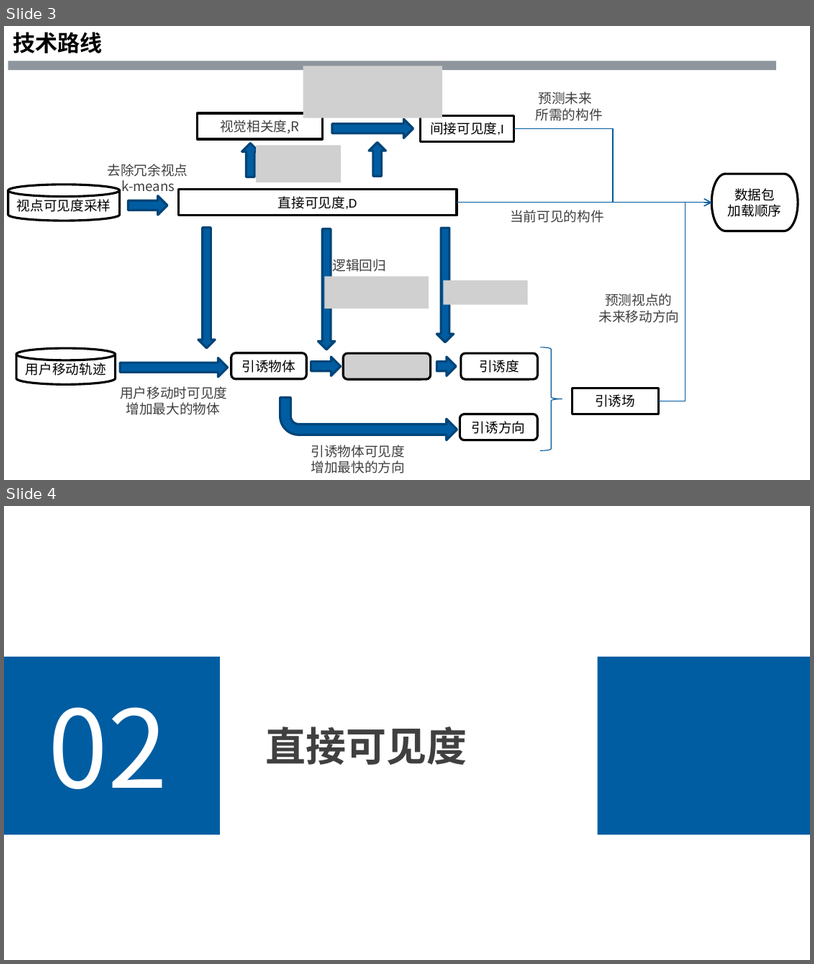
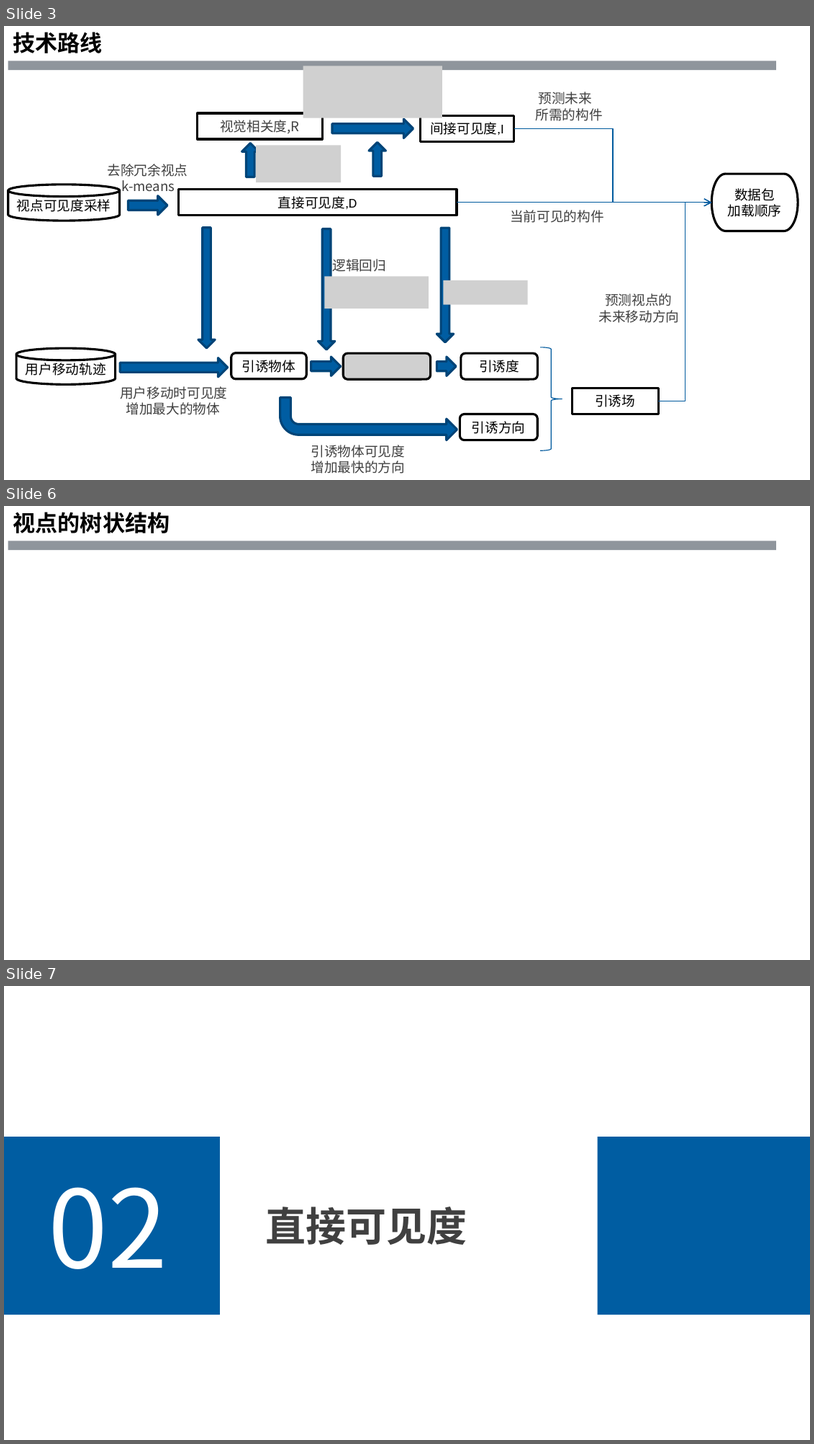
Before and after one commit to bigOrange123456789/IndirectVisibility, a slide deck: README.pptx. Shown one above the other, each under a label of ours: slides 3 and 4 before the commit, slides 3, 6 and 7 after it; the slides between them are not shown. The pictures are 814x964 and 814x1444 pixels, drawn with LibreOffice and Linux fonts; fonts in the diff are those of the drawing; grey boxes stand for pictures; background and template pictures are left out. Boxes give left, top, right and bottom in pixels: in the first picture for what was removed or moved away, otherwise in the second. Text is boxed around its words. In the diff, an @@ line names an element or a change of style, - is before the commit and + after.

```diff
--- a/README.pptx
+++ b/README.pptx
@@ slide 6 added at [4, 506, 810, 960], background picture (left out) @@
@@ text added at [13, 512, 170, 533], 20 pt, text #000000, bold @@
+视点的树状结构
@@ rectangle added at [8, 541, 777, 551], fill #8F959C @@
@@ what was slide 4 is now slide 7 @@
```
Also in this commit, not shown: 1 slide changed, 2 other slides added.
